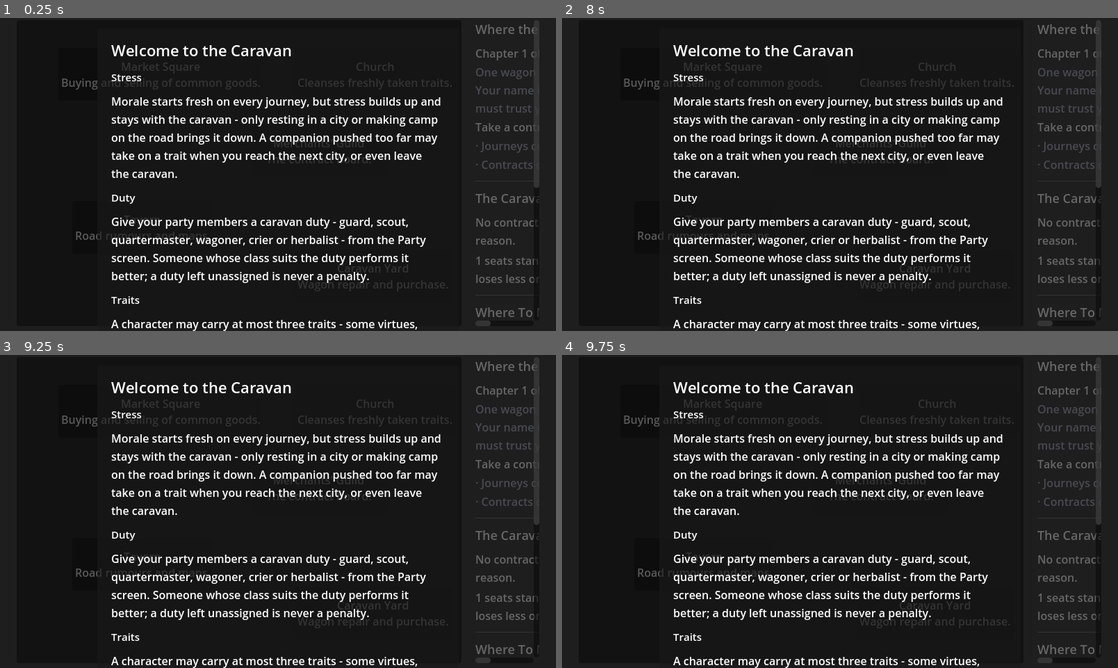
Above: before the commit, frames 1-4 (two rows, left to right).
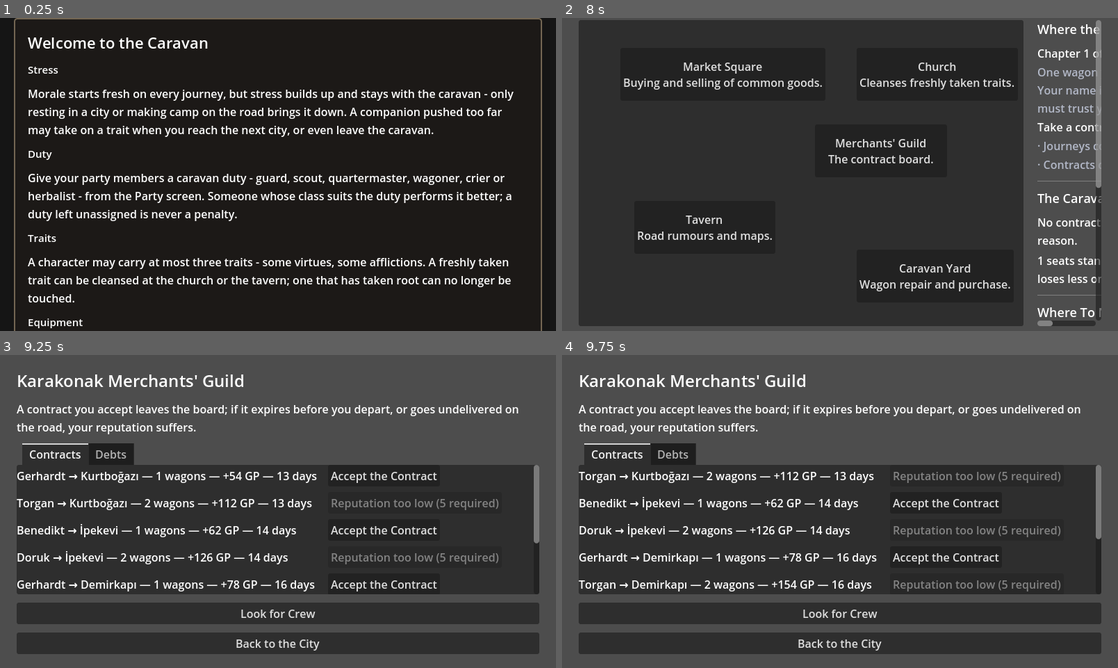
Above: after the commit, the same moments.

Repository: ulubatuhan/wayborne
Game: Godot game, scene res://scenes/world/city_map.tscn
Same seed, same stepped clock (60 frames per second), same inputs: the game is played once before the commit and once after it. This scene is started directly instead of the project's main scene.
Inputs (mouse positions are in pixels of both pictures, inside the frame that each line leads up to):
- Up to frame 1 (0.25 s): no input
- Up to frame 2 (8 s): click "Market Square Buying and sell…" at 0.5 s; click "Merchants' Guild The contract…" at 1.25 s; click "Tavern Road rumours and maps." at 2 s; click "Caravan Yard Wagon repair and…" at 2.75 s; click "Church Cleanses freshly taken…" at 3.5 s; tap A every 0.75 s from 4.25 to 7.25 s; move the mouse to (962, 158) at 4.27 s; hold Right (ui_right) 4.28-5.03 s; tap E every 0.75 s from 4.35 to 7.35 s; click (962, 158) at 4.42 s; tap Enter (ui_accept) at 4.52, 5.27, 6.77, 7.52 s; move the mouse to (728, 190) at 5.02 s; hold Left (ui_left) 5.03-5.78 s; click (728, 190) at 5.17 s; move the mouse to (895, 105) at 5.77 s; hold Right (ui_right) 5.78-7.28 s; click (895, 105) at 5.92 s; move the mouse to (812, 237) at 6.52 s; click (812, 237) at 6.67 s; move the mouse to (1006, 221) at 7.27 s; hold Left (ui_left) from 7.28 s (still down); click (1006, 221) at 7.42 s; tap Escape (ui_cancel) at 7.9 s
- Up to frame 3 (9.25 s): keep holding Left (ui_left); tap A at 8 s; move the mouse to (111, 464) at 8.02 s; tap E at 8.1, 8.85 s; click (111, 464) at 8.17 s; tap Enter (ui_accept) at 8.27 s; move the mouse to (305, 511) at 8.77 s; click (305, 511) at 8.92 s
- Up to frame 4 (9.75 s): release Left (ui_left) at 9.5 s; click (945, 477) at 9.5 s, where only the run after the commit has a clickable "Accept the Contract"

The runs differ from the first frame. In frame 1, 18% of the frame differs, in the area x 2-98%, y 0-100%; in frame 2, 44%; in frame 3, 69%; in frame 4, 69%, in the area x 0-100%, y 0-100%.

Commit message:
Onboarding katmanı oyuncuyu kilitliyordu: taşma, ortalama, saydamlık
Yeni oyunun ilk şehir varışında açılan ipucu katmanı ekrandan taşıyor,
kapat tuşu altta kalıyordu - yani oyunun gördüğün ilk ekranı çıkışı
olmayan bir ekrandı. Üç sebebi vardı ve üçü de aynı ihmalin çocuğu:
"içerik ekrandan taşarsa ne olur" sorusunun hiç sorulmaması.

1. İçerik hiçbir kaydırma alanında değildi. custom_minimum_size bir
   asgari, tavan değil - dört konunun sarmalanmış metni paneli büyütüyor,
   tuşu görüntü alanının dışına atıyordu. Konular artık ScrollContainer
   içinde, kapat tuşu onun dışında; ekranların geri tuşuyla aynı kural.
   Kural ekranlar için yazılmıştı, bu bir katman olduğu için kimse
   uygulamamıştı. Taşma taşmadır.
2. Panel PRESET_CENTER + `position -= PANEL_SIZE * 0.5` ile, yani
   *tahmin edilen* boyuna göre ortalanıyordu. Gerçek boy tahmini aşınca
   aşağıya kayıyordu. Artık CenterContainer ortalıyor.
3. CanvasLayer bir Control değil, o yüzden doğrudan çocuğuna verilen
   anchor preset'inin ortalayacağı çerçeve yok - arka perde ekranı hiç
   kaplamıyordu. Katmanın kökü artık tam ekran bir Control.

Panele ayrıca açıkça opak bir StyleBoxFlat kondu: varsayılan tema şeffaf
kalınca şehir haritası metnin arasından okunuyordu. Kapanma da tek tuşa
bağlı değil artık - perdeye tıklamak ve Esc de kapatıyor, çünkü oyuncunun
ilk refleksi kenara tıklamak.

test_navigation.gd'ye bir koruma eklendi (+7 doğrulama): katman sahnesiz
olduğu için test onu gerçekten kuruyor ve yapısını doğruluyor - içerik
kaydırmada, tuş dışında, birden fazla çıkış yolu. Mutasyonla doğrulandı:
eski panelde üç doğrulama düşüyor.

Testin göremediği şey de kaydedildi: sarmalanan bir Label'ın asgari
yüksekliği düzen geçişi olmadan tek satırdır, o yüzden yükseklik
doğrulaması metin taşmasını göremez - mutasyonda ateşlenmeyen tek
doğrulama oydu. Gerçek koruma yapısal olan.

Testler: 2213 doğrulama geçiyor, import temiz.

Diff:
--- a/scripts/ui/onboarding_panel.gd
+++ b/scripts/ui/onboarding_panel.gd
@@ -7,11 +7,43 @@
 ## ONBOARDING_FLAG). PulseBar gibi sahnesiz: .new() ile kurulur, tek
 ## kullanımlık olduğu için _ensure_built() yerine doğrudan _ready()'de
 ## inşa edilir.
+##
+## Bu panel oyuncuyu bir kez ekranda kilitledi ve üç sebebi vardı, üçü de
+## aynı cinsten - "içerik ekrandan taşarsa ne olur" sorusunun hiç
+## sorulmamış olması:
+##
+## 1. Dört konunun sarmalanmış metni `PANEL_SIZE`'ın yüksekliğini aşıyordu.
+##    `custom_minimum_size` bir *asgari*, tavan değil: panel büyüyor, kapat
+##    tuşu görüntü alanının altına düşüyordu. İçerik artık bir
+##    `ScrollContainer` içinde ve kapat tuşu onun **dışında** - ekranların
+##    geri tuşuyla aynı kural (bkz. World Navigation Rules'un kaydırma
+##    maddesi). Kural ekranlar için yazılmıştı, bu bir ekran değil bir
+##    katman olduğu için kimse uygulamamıştı; taşma taşmadır.
+## 2. Panel `PRESET_CENTER` ile ortalanıp `position -= PANEL_SIZE * 0.5`
+##    ile kaydırılıyordu - yani ortalama *tahmin edilen* boya göre
+##    yapılıyordu, gerçek boya göre değil. Panel tahminden uzun olunca
+##    aşağıya taşıyordu. Artık `CenterContainer` ortalıyor: ne kadar
+##    uzarsa uzasın kendi gerçek boyuna göre ortalanır.
+## 3. `CanvasLayer` bir `Control` değil, o yüzden doğrudan çocuğuna
+##    verilen anchor preset'inin ortalayacağı bir çerçeve yok. Katmanın
+##    kökü artık tam ekran bir `Control`; arka perde ve ortalama onun
+##    içinde yaşıyor.
+##
+## Ayrıca kapanmanın tek yolu tuş değil: perdeye tıklamak ve Esc de kapatır.
 
 signal dismissed
 
-const BACKDROP_COLOR: Color = Color(0.0, 0.0, 0.0, 0.6)
-const PANEL_SIZE: Vector2 = Vector2(520, 420)
+const BACKDROP_COLOR: Color = Color(0.0, 0.0, 0.0, 0.72)
+const PANEL_BACKGROUND: Color = Color(0.11, 0.10, 0.09)
+const PANEL_BORDER: Color = Color(0.45, 0.40, 0.32)
+
+## Genişlik sabit, yükseklik **kaydırma alanının** payına bırakılmış:
+## `ScrollContainer`'ın asgari boyu içeriğini saymaz (kaydırmanın anlamı
+## bu), o yüzden panelin toplam boyu başlık + bu + tuş kadar kalır ve
+## içerik ne kadar uzarsa uzasın 1080'lik tasarım alanını aşmaz.
+const PANEL_WIDTH: float = 760.0
+const SCROLL_HEIGHT: float = 460.0
+
 ## Konular yalnızca **anahtar** taşır, metin değil: `const` ifadesinin
 ## içinde `tr()` çağrılamaz (sabit ifade olmak zorunda) ve prose zaten
 ## çeviri dosyasında yaşamalı (bkz. CLAUDE.md Localization Rules).
@@ -32,51 +64,89 @@
 	_build()
 
 func _build() -> void:
+	# Katmanın kökü tam ekran bir Control: anchor'ların ortalayacağı
+	# çerçeveyi bu sağlıyor (bkz. yukarıdaki 3. madde). STOP filtresi
+	# arkadaki şehir haritasının tıklamaları yemesini de engelliyor.
+	var root := Control.new()
+	root.set_anchors_preset(Control.PRESET_FULL_RECT)
+	root.mouse_filter = Control.MOUSE_FILTER_STOP
+	add_child(root)
+
 	var backdrop := ColorRect.new()
 	backdrop.color = BACKDROP_COLOR
 	backdrop.set_anchors_preset(Control.PRESET_FULL_RECT)
-	add_child(backdrop)
+	backdrop.gui_input.connect(_on_backdrop_input)
+	root.add_child(backdrop)
+
+	var center := CenterContainer.new()
+	center.set_anchors_preset(Control.PRESET_FULL_RECT)
+	center.mouse_filter = Control.MOUSE_FILTER_IGNORE
+	root.add_child(center)
 
 	var panel := PanelContainer.new()
-	panel.custom_minimum_size = PANEL_SIZE
-	panel.size = PANEL_SIZE
-	panel.set_anchors_preset(Control.PRESET_CENTER)
-	panel.position -= PANEL_SIZE * 0.5
-	add_child(panel)
-
-	var margin := MarginContainer.new()
-	margin.add_theme_constant_override("margin_left", 20)
-	margin.add_theme_constant_override("margin_top", 16)
-	margin.add_theme_constant_override("margin_right", 20)
-	margin.add_theme_constant_override("margin_bottom", 16)
-	panel.add_child(margin)
+	panel.custom_minimum_size = Vector2(PANEL_WIDTH, 0.0)
+	# Arka plan açıkça opak: varsayılan tema şeffaf kalınca şehir haritası
+	# metnin arasından okunuyordu, iki katman üst üste binmiş görünüyordu.
+	var style := StyleBoxFlat.new()
+	style.bg_color = PANEL_BACKGROUND
+	style.border_color = PANEL_BORDER
+	style.set_border_width_all(2)
+	style.set_corner_radius_all(4)
+	style.set_content_margin_all(20)
+	panel.add_theme_stylebox_override("panel", style)
+	center.add_child(panel)
 
 	var vbox := VBoxContainer.new()
 	vbox.add_theme_constant_override("separation", 12)
-	margin.add_child(vbox)
+	panel.add_child(vbox)
 
 	var title := Label.new()
 	title.text = tr("UI_ONBOARD_TITLE")
 	title.add_theme_font_size_override("font_size", 22)
 	vbox.add_child(title)
 
+	# Konular kaydırılabilir alanda; kapat tuşu bunun dışında kalıyor, o
+	# yüzden içerik ne kadar uzarsa uzasın tuş her zaman ekranda.
+	var scroll := ScrollContainer.new()
+	scroll.custom_minimum_size = Vector2(0.0, SCROLL_HEIGHT)
+	scroll.size_flags_vertical = Control.SIZE_EXPAND_FILL
+	scroll.horizontal_scroll_mode = ScrollContainer.SCROLL_MODE_DISABLED
+	vbox.add_child(scroll)
+
+	var topics := VBoxContainer.new()
+	topics.add_theme_constant_override("separation", 12)
+	topics.size_flags_horizontal = Control.SIZE_EXPAND_FILL
+	scroll.add_child(topics)
+
 	for topic in TOPIC_KEYS:
 		var keys: Array = topic
 		var topic_title := Label.new()
 		topic_title.text = tr(String(keys[0]))
 		topic_title.add_theme_font_size_override("font_size", 15)
-		vbox.add_child(topic_title)
+		topics.add_child(topic_title)
 
 		var topic_text := Label.new()
 		topic_text.text = tr(String(keys[1]))
 		topic_text.autowrap_mode = TextServer.AUTOWRAP_WORD
-		vbox.add_child(topic_text)
+		topic_text.size_flags_horizontal = Control.SIZE_EXPAND_FILL
+		topics.add_child(topic_text)
 
 	var dismiss_button := Button.new()
 	dismiss_button.text = tr("UI_ONBOARD_DISMISS")
 	dismiss_button.pressed.connect(_on_dismiss_pressed)
 	vbox.add_child(dismiss_button)
 
+## Perdeye tıklamak da kapatır: oyuncunun ilk refleksi kenara tıklamak
+## oluyor ve hiçbir şey olmaması ekranı kilitlenmiş gösteriyordu.
+func _on_backdrop_input(event: InputEvent) -> void:
+	if event is InputEventMouseButton and event.pressed:
+		_on_dismiss_pressed()
+
+func _unhandled_input(event: InputEvent) -> void:
+	if event.is_action_pressed("ui_cancel"):
+		_on_dismiss_pressed()
+		get_viewport().set_input_as_handled()
+
 func _on_dismiss_pressed() -> void:
 	dismissed.emit()
 	queue_free()
--- a/tests/test_navigation.gd
+++ b/tests/test_navigation.gd
@@ -46,6 +46,7 @@
 	_test_labels_never_blank(t, nav)
 	_test_exit_buttons_outside_scroll(t)
 	_test_node_paths_resolve(t, nav)
+	_test_overlay_never_traps_the_player(t)
 
 	nav.reset()
 
@@ -402,3 +403,86 @@
 	if file == null:
 		return ""
 	return file.get_as_text()
+
+
+## Tam ekran bir katman da oyuncuyu kilitleyebilir - ve kilitledi.
+## `OnboardingPanel` yeni oyunun ilk şehir varışında açılıyor, içeriği
+## görüntü alanını aşıyordu ve kapat tuşu altta kalıyordu: oyuncunun ilk
+## gördüğü ekran, çıkışı olmayan bir ekrandı.
+##
+## Buradaki kural ekranların kaydırma kuralının aynısı (bkz. World
+## Navigation Rules) - yalnızca bir ekrana değil bir katmana uygulanıyor,
+## o yüzden kimse uygulamamıştı. Taşma taşmadır.
+##
+## Bu paket ağaç canlı değilken koştuğu için `_ready()` kendiliğinden
+## çalışmaz; inşayı testin kendisi tetikliyor.
+const OVERLAY_PATH: String = "res://scripts/ui/onboarding_panel.gd"
+## project.godot'un tasarım yüksekliği. Panel bunu aşarsa oyuncu alt
+## kısmına hiçbir pencere boyutunda ulaşamaz (stretch mode canvas_layers,
+## yani tasarım alanı pencereye ölçekleniyor).
+const DESIGN_HEIGHT: float = 1080.0
+
+func _test_overlay_never_traps_the_player(t) -> void:
+	var script = load(OVERLAY_PATH)
+	t.ok(script != null, "onboarding katmanı yüklenebiliyor")
+	if script == null:
+		return
+
+	var overlay = script.new()
+	overlay._ready()
+
+	var scrolls := _descendants_of_class(overlay, "ScrollContainer")
+	t.eq(scrolls.size(), 1, "katmanın uzayabilen içeriği bir ScrollContainer'da")
+
+	var buttons := _descendants_of_class(overlay, "Button")
+	t.ok(buttons.size() >= 1, "katmanı kapatan bir tuş var")
+	for button in buttons:
+		t.not_ok(
+			_has_ancestor_of_class(button, "ScrollContainer"),
+			"kapat tuşu kaydırma alanının dışında - içinde kalırsa içerik onu ekrandan atar"
+		)
+
+	# Panelin kendi asgari boyu tasarım alanına sığmalı: ScrollContainer'ın
+	# asgarisi içeriğini saymadığı için bu, içerik ne kadar uzarsa uzasın
+	# sabit kalır. Sığmazsa kapat tuşu yine erişilemez olur.
+	#
+	# Bu kontrolün *göremediği* şey kaydedilmeye değer, çünkü asıl hata
+	# oradan geldi: sarmalanan bir `Label`'ın asgari yüksekliği düzen
+	# geçişi olmadan tek satırdır (sarma, bilinmeyen genişliğe bağlı), o
+	# yüzden eski panelin taşması bu ölçüme hiç yansımıyordu - mutasyon
+	# denemesinde ateşlenen üç doğrulama aşağıdaki yapısal olanlardı, bu
+	# değil. Yani bu satır yalnızca sabit boyların büyümesini yakalar;
+	# metin taşmasına karşı gerçek koruma "içerik kaydırmada, tuş dışında"
+	# yapısıdır - onunla birlikte sarma ne kadar uzarsa uzasın tuşu
+	# ekrandan atamaz.
+	for panel in _descendants_of_class(overlay, "PanelContainer"):
+		var needed: float = panel.get_combined_minimum_size().y
+		t.ok(
+			needed <= DESIGN_HEIGHT,
+			"katman tasarım yüksekliğine sığıyor (%d <= %d)" % [int(needed), int(DESIGN_HEIGHT)]
+		)
+
+	# Tuş tek çıkış yolu olmamalı: oyuncunun ilk refleksi kenara tıklamak.
+	t.ok(
+		overlay.has_method("_on_backdrop_input"),
+		"perdeye tıklamak da kapatıyor"
+	)
+	t.ok(overlay.has_method("_unhandled_input"), "Esc de kapatıyor")
+
+	overlay.free()
+
+func _descendants_of_class(node: Node, cls: String) -> Array:
+	var found := []
+	for child in node.get_children():
+		if child.is_class(cls):
+			found.append(child)
+		found.append_array(_descendants_of_class(child, cls))
+	return found
+
+func _has_ancestor_of_class(node: Node, cls: String) -> bool:
+	var parent := node.get_parent()
+	while parent != null:
+		if parent.is_class(cls):
+			return true
+		parent = parent.get_parent()
+	return false
Not shown, changed: CLAUDE.md
